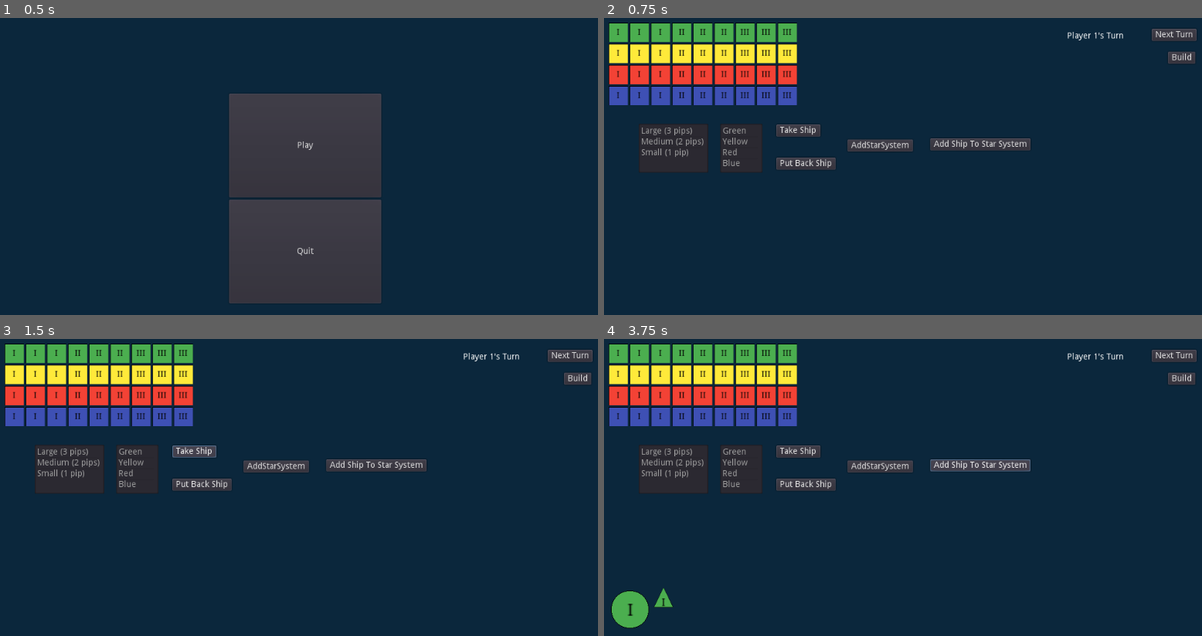
Above: before the commit, frames 1-4 (two rows, left to right).
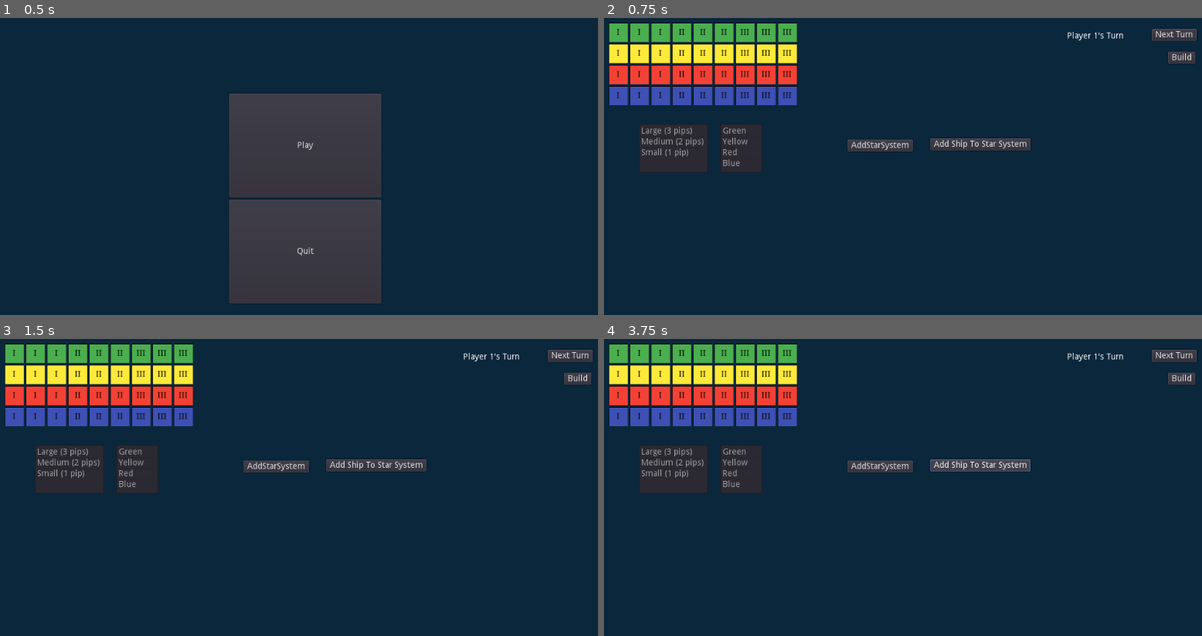
Above: after the commit, the same moments.

Repository: hamzasclone2/homeworlds
Game: Godot game, scene res://Scenes/MainMenu.tscn
Same seed, same stepped clock (60 frames per second), same inputs: the game is played once before the commit and once after it.
Inputs (mouse positions are in pixels of both pictures, inside the frame that each line leads up to):
- Up to frame 1 (0.5 s): no input
- Up to frame 2 (0.75 s): click "Play" at 0.5 s
- Up to frame 3 (1.5 s): click (197, 451) at 1.25 s, where only the run before the commit has a clickable "Take Ship"
- Up to frame 4 (3.75 s): click "AddStarSystem" at 2 s; click (807, 484) at 2.75 s, where only the run before the commit has a clickable "Put Back Ship"; click "Add Ship To Star System" at 3.5 s

Frame 1 is identical in both runs. In frame 2, 0.7% of the frame differs, in the area x 28-39%, y 35-52%; in frame 3, 0.7%; in frame 4, 1.5%, in the area x 1-39%, y 35-98%.

Commit message:
can no longer take ships if nothing in bank

Diff:
--- a/Scenes/BuildMenu.tscn
+++ b/Scenes/BuildMenu.tscn
@@ -1,7 +1,6 @@
 [gd_scene load_steps=2 format=2]
 
 [ext_resource path="res://Scripts/BuildMenu.gd" type="Script" id=1]
-
 
 [node name="BuildMenu" type="Control"]
 anchor_right = 1.0
@@ -51,6 +50,7 @@
 margin_bottom = 156.0
 size_flags_vertical = 3
 text = "Blue"
+
 [connection signal="button_up" from="Buttons/GreenButton" to="." method="_on_GreenButton_button_up"]
 [connection signal="button_up" from="Buttons/YellowButton" to="." method="_on_YellowButton_button_up"]
 [connection signal="button_up" from="Buttons/RedButton" to="." method="_on_RedButton_button_up"]
--- a/Scenes/Test.tscn
+++ b/Scenes/Test.tscn
@@ -39,26 +39,6 @@
 margin_right = 269.407
 margin_bottom = 257.0
 items = [ "Green", null, false, "Yellow", null, false, "Red", null, false, "Blue", null, false ]
-__meta__ = {
-"_edit_use_anchors_": false
-}
-
-[node name="TakeButton" type="Button" parent="Control"]
-margin_left = 292.0
-margin_top = 177.0
-margin_right = 365.0
-margin_bottom = 197.0
-text = "Take Ship"
-__meta__ = {
-"_edit_use_anchors_": false
-}
-
-[node name="PutBackButton" type="Button" parent="Control"]
-margin_left = 292.0
-margin_top = 231.688
-margin_right = 390.0
-margin_bottom = 251.688
-text = "Put Back Ship"
 __meta__ = {
 "_edit_use_anchors_": false
 }
@@ -114,8 +94,7 @@
 
 [node name="Bank" parent="." instance=ExtResource( 1 )]
 position = Vector2( 20.1815, 24.386 )
-[connection signal="button_up" from="Control/TakeButton" to="." method="_on_TakeButton_button_up"]
-[connection signal="button_up" from="Control/PutBackButton" to="." method="_on_PutBackButton_button_up"]
+
 [connection signal="button_up" from="Control/AddStarSystem" to="." method="_on_AddStarSystem_button_up"]
 [connection signal="button_up" from="Control/AddShipToStar" to="." method="_on_AddShipToStar_button_up"]
 [connection signal="button_up" from="Control/NextTurnButton" to="." method="_on_NextTurnButton_button_up"]
--- a/Scripts/Bank.gd
+++ b/Scripts/Bank.gd
@@ -59,24 +59,32 @@
 	available_greens.erase(size)
 
 func takeSmallestGreen():
+	if available_greens.size() == 0:
+		return false
 	return available_greens.pop_front()
 
 func takeYellow(size):
 	available_yellows.erase(size)
 
 func takeSmallestYellow():
+	if available_yellows.size() == 0:
+		return false
 	return available_yellows.pop_front()
 
 func takeRed(size):
 	available_reds.erase(size)
 
 func takeSmallestRed():
+	if available_reds.size() == 0:
+		return false
 	return available_reds.pop_front()
 
 func takeBlue(size):
 	available_blues.erase(size)
 
 func takeSmallestBlue():
+	if available_blues.size() == 0:
+		return false
 	return available_blues.pop_front()
 
 func putBackGreen(size):
--- a/Scripts/BuildMenu.gd
+++ b/Scripts/BuildMenu.gd
@@ -19,20 +19,36 @@
 		bButton.visible = true
 
 func _on_GreenButton_button_up():
-	get_parent().addSpaceShip('Green', Bank.takeSmallestGreen())
+	var ship = Bank.takeSmallestGreen()
+	if not ship:
+		queue_free()
+		return
+	get_parent().addSpaceShip('Green', ship)
 	queue_free()
 
 
 func _on_YellowButton_button_up():
-	get_parent().addSpaceShip('Yellow', Bank.takeSmallestYellow())
+	var ship = Bank.takeSmallestYellow()
+	if not ship:
+		queue_free()
+		return
+	get_parent().addSpaceShip('Yellow', ship)
 	queue_free()
 
 
 func _on_RedButton_button_up():
-	get_parent().addSpaceShip('Red', Bank.takeSmallestRed())
+	var ship = Bank.takeSmallestRed()
+	if not ship:
+		queue_free()
+		return
+	get_parent().addSpaceShip('Red', ship)
 	queue_free()
 
 
 func _on_BlueButton_button_up():
-	get_parent().addSpaceShip('Blue', Bank.takeSmallestBlue())
+	var ship = Bank.takeSmallestBlue()
+	if not ship:
+		queue_free()
+		return
+	get_parent().addSpaceShip('Blue', ship)
 	queue_free()
--- a/Scripts/Test.gd
+++ b/Scripts/Test.gd
@@ -14,16 +14,9 @@
 	playerLabel.text = "Player 1's Turn"
 
 
-func _on_TakeButton_button_up():
-	takeHelper()
-
-
-func _on_PutBackButton_button_up():
-	putBackHelper()
-
-
 func _on_AddStarSystem_button_up():
-	takeHelper()
+	if not takeHelper():
+		return
 
 	var starSystem = load("Scenes/StarSystem.tscn").instance()
 	add_child(starSystem)
@@ -45,18 +38,25 @@
 
 func takeHelper():
 	var size = sizeHelper()
-	if(Array(colorSelector.get_selected_items()) == [0]):
+	if(Array(colorSelector.get_selected_items()) == [0] and size in bank.available_greens):
 		bank.takeGreen(size)
 		colorSelected = 'Green'
-	elif(Array(colorSelector.get_selected_items()) == [1]):
+		return true
+	elif(Array(colorSelector.get_selected_items()) == [1] and size in bank.available_yellows):
 		bank.takeYellow(size)
 		colorSelected = 'Yellow'
-	if(Array(colorSelector.get_selected_items()) == [2]):
+		return true
+	elif(Array(colorSelector.get_selected_items()) == [2] and size in bank.available_reds):
 		bank.takeRed(size)
 		colorSelected = 'Red'
-	if(Array(colorSelector.get_selected_items()) == [3]):
+		return true
+	elif(Array(colorSelector.get_selected_items()) == [3] and size in bank.available_blues):
 		bank.takeBlue(size)
 		colorSelected = 'Blue'
+		return true
+	else:
+		return false
+
 
 
 func putBackHelper():
@@ -72,7 +72,8 @@
 
 
 func _on_AddShipToStar_button_up():
-	takeHelper()
+	if not takeHelper():
+		return
 	Game.starSystemArray[Game.selectedStarSystem].addSpaceShip(colorSelected, sizeHelper())
 
 
